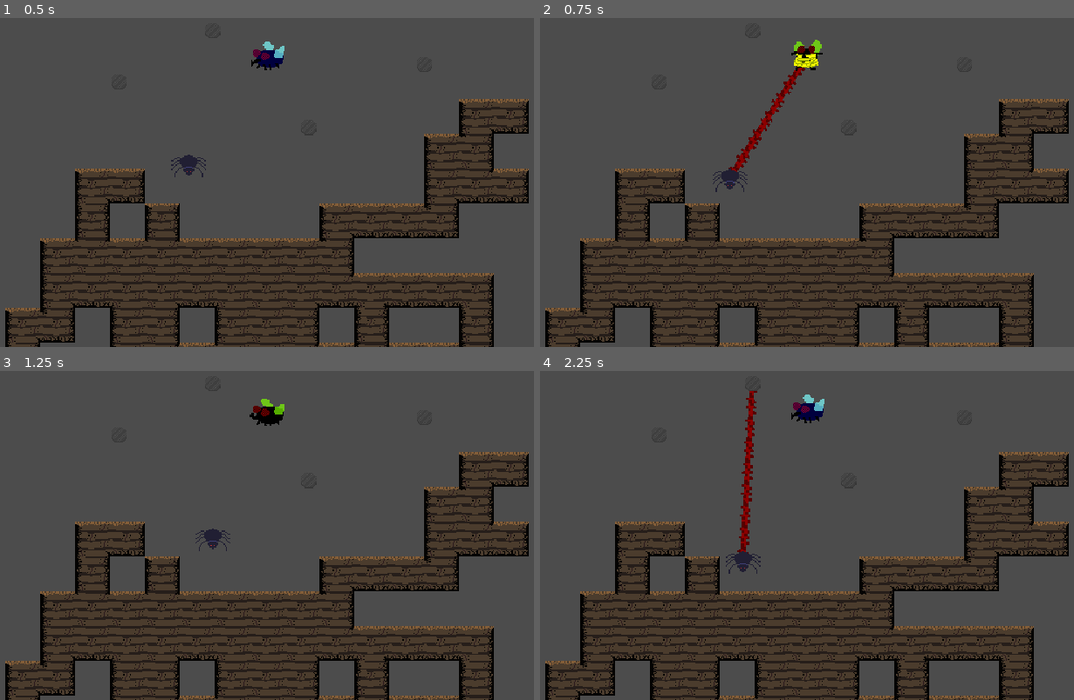
Above: before the commit, frames 1-4 (two rows, left to right).
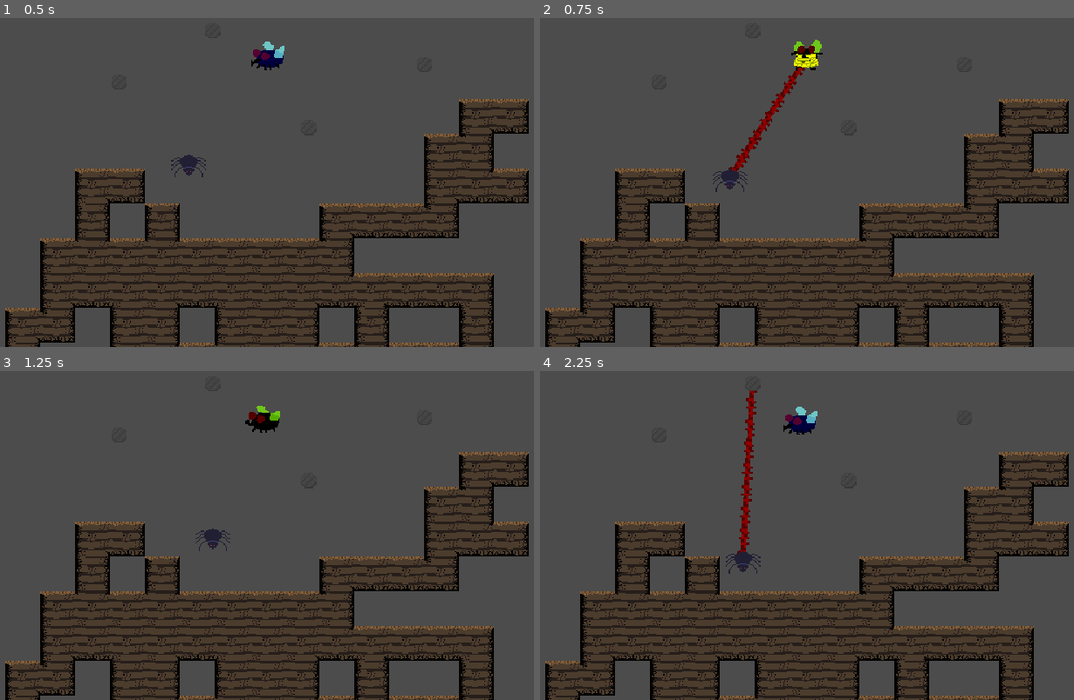
Above: after the commit, the same moments.

Repository: Heckin-Doggo/gmtk-game
Game: Godot game, scene res://levels/TestLevel.tscn
Two runs of this game, one before a commit and one after it. Both use one fixed random seed, a clock stepped at 60 frames per second and the inputs below.
Inputs (mouse positions are in pixels of both pictures, inside the frame that each line leads up to):
- Up to frame 1 (0.5 s): no input
- Up to frame 2 (0.75 s): tap Enter (ui_accept) at 0.5 s; move the mouse to (807, 54) at 0.52 s; click (807, 54) at 0.67 s
- Up to frame 3 (1.25 s): tap Enter (ui_accept) at 0.77 s
- Up to frame 4 (2.25 s): move the mouse to (657, 433) at 1.27 s; click (657, 433) at 1.42 s; tap Enter (ui_accept) at 1.52 s; move the mouse to (753, 384) at 2.02 s; click (753, 384) at 2.17 s

Frame 1 is identical in both runs. In frame 2, less than 0.1% of the frame differs, in the area x 39-50%, y 14-36%; in frame 3, 0.4%; in frame 4, 0.7%, in the area x 36-54%, y 7-56%.

Commit message:
pull the fly

Diff:
--- a/game/scenes/Fly.gd
+++ b/game/scenes/Fly.gd
@@ -35,6 +35,10 @@
 
 	if abs(position.x - original_pos.x) > bounds and abs(position.y - original_pos.y) > bounds:
 		base_vector += Vector2(position.x-original_pos.x, position.y-original_pos.y)*-1
+
+	if connected_hook:
+		base_vector += connected_hook.points[0] - position
+
 	set_applied_force(base_vector + damp + additional_vector)
 
 	# clear additional vector
